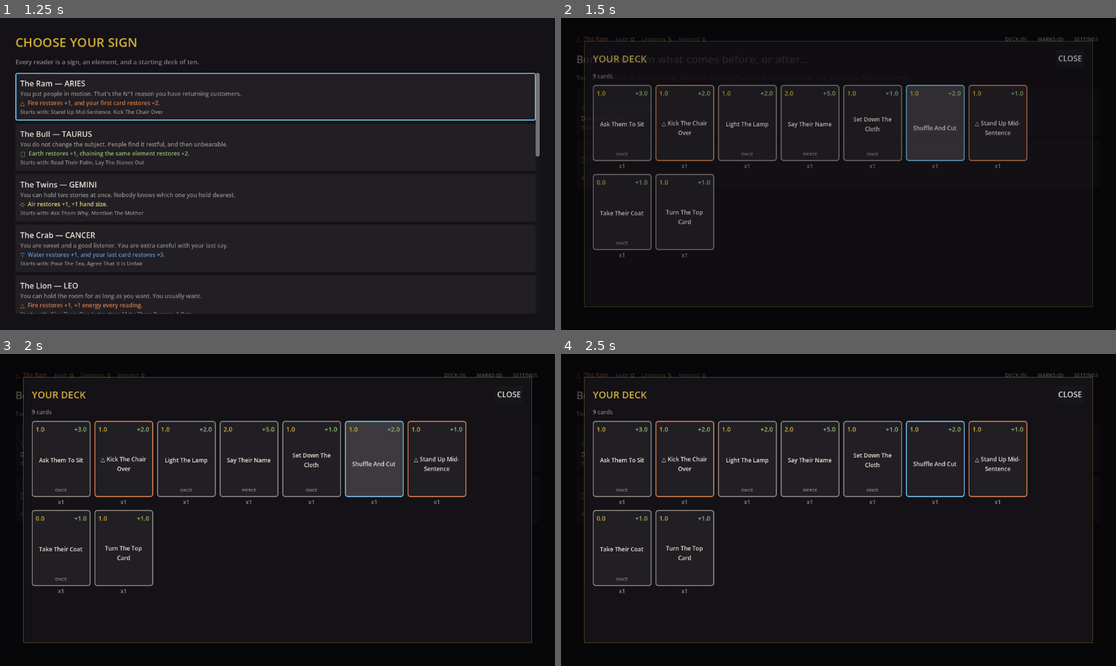
Above: before the commit, frames 1-4 (two rows, left to right).
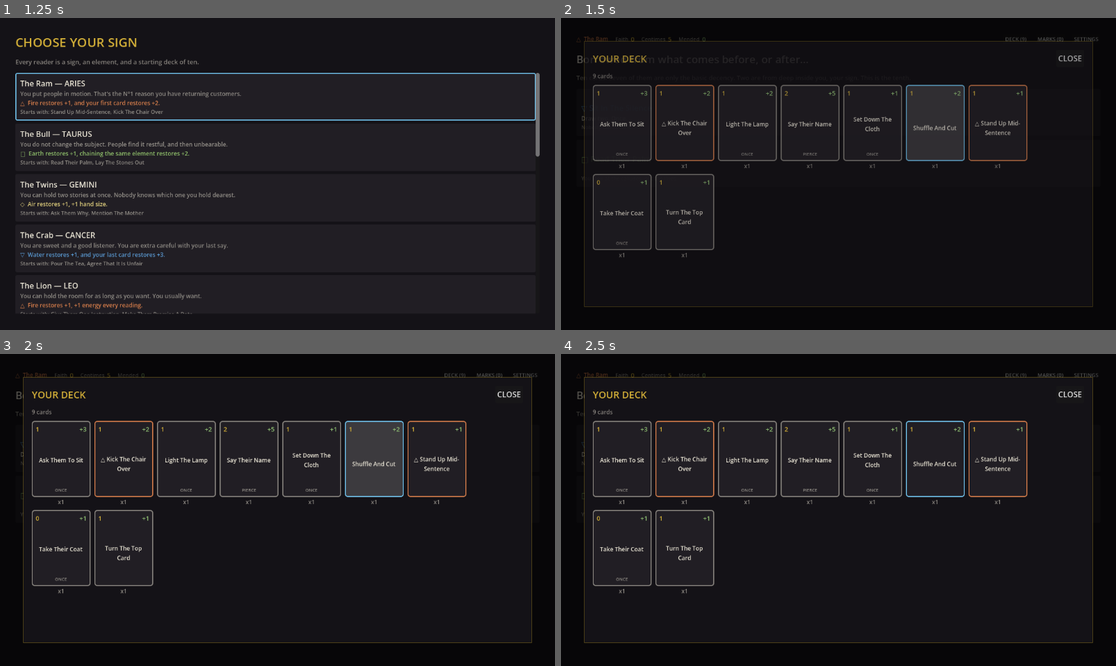
Above: after the commit, the same moments.

Repository: SwanFortune/fortune
Game: Godot game, scene res://scenes/Boot.tscn
The game is run twice, just before and just after one commit, with the same random seed, the same clock (stepped at 60 frames per second) and the same inputs.
Inputs (mouse positions are in pixels of both pictures, inside the frame that each line leads up to):
- Up to frame 1 (1.25 s): click "BEGIN A READING" at 0.5 s
- Up to frame 2 (1.5 s): tap Enter (ui_accept) at 1.25 s; move the mouse to (960, 158) at 1.27 s; hold D (parlour_deck) from 1.28 s (still down); click (960, 158) at 1.42 s
- Up to frame 3 (2 s): keep holding D (parlour_deck); tap Enter (ui_accept) at 1.52 s
- Up to frame 4 (2.5 s): release D (parlour_deck) at 2 s; click "DECK (9)" at 2 s

Frame 1 is identical in both runs. In frame 2, 0.2% of the frame differs, in the area x 7-84%, y 23-54%; in frame 3, 0.2%; in frame 4, 0.2%.

Commit message:
Target Godot 4.7; fix a bug 4.3's number formatting had been hiding
The project targeted 4.3 for no better reason than that 4.3 was the
binary available while it was being written. Retargeting turned out not
to be housekeeping.

JSON has no integer type, so Godot parses "cost": 1 as 1.0. The codebase
treats these as ints throughout -- int() in scoring, str() on a card face
-- and that appeared to work because Godot 4.3 renders an integral float
as "1". Godot 4.7 renders it as "1.0". Under 4.7 every card in the game
showed a cost of "1.0" and a restore of "+5.0".

Nothing errored, and all thirteen test files passed on 4.7 -- none of
them assert on rendered card text. It took a screenshot under the new
engine to see it, the third time in this port a visual check caught what
the logic tests structurally could not. The bug had been there since the
first commit, hidden by a formatting detail of one engine version.

Fixed at the boundary rather than at the display sites: ModLoader
converts whole-looking numbers to ints as JSON is read, so "a number that
looks whole IS an int" holds for base content and every mod at once,
which is what the code always assumed. Genuinely fractional values (an
elite's maxMul, a sound's pitch_jitter) are left alone.

test_content_audit now walks every registry and fails on any whole number
still stored as a float. That makes the check independent of the engine's
formatting rather than a hostage to it -- disable the normalisation and
it reports fx.white.cap and denial_shield's entries, which I verified.

config/features moves to 4.7 and the README says so. The suite is run
against 4.3 AND 4.7 before any version claim: both green, thirteen files
each, plus a render check under both.

Co-Authored-By: Claude Opus 5 <noreply@anthropic.com>
Claude-Session: https://claude.ai/code/session_01J6RRrwyn3hcGZTmEVan3Un

Diff:
--- a/godot/autoload/ModLoader.gd
+++ b/godot/autoload/ModLoader.gd
@@ -197,7 +197,44 @@
 	var result = JSON.parse_string(text)
 	if result == null and text.strip_edges() != "null":
 		errors.append("invalid JSON in %s" % path)
-	return result
+	return _whole_numbers_to_ints(result)
+
+
+## JSON has no integer type, so Godot parses every number as a float: a card's
+## `"cost": 1` arrives as 1.0. The whole codebase then treats these as ints —
+## `int(c.get("cost"))` in scoring, `str(c.get("cost"))` on a card face — and
+## that mostly worked, because Godot 4.3's str() printed an integral float as
+## "1".
+##
+## Godot 4.7 prints it as "1.0". Every card in the game suddenly read "1.0" for
+## its cost and "+5.0" for its restore. Nothing errored and no test failed:
+## the bug had been latent since the first commit, hidden by a formatting
+## detail of one engine version, and only a screenshot under 4.7 showed it.
+##
+## Fixing it at the display sites would be whack-a-mole. Fixing it here makes
+## "a number that looks whole IS an int" true for base content and every mod at
+## once, which is what the code has always assumed. Genuinely fractional values
+## (maxMul 1.35, pitch_jitter 0.05) are left alone.
+func _whole_numbers_to_ints(value):
+	match typeof(value):
+		TYPE_FLOAT:
+			# is_equal_approx guards against a value that is whole but stored
+			# with float error; is_finite guards INF/NAN, which int() would
+			# turn into nonsense.
+			if is_finite(value) and value == floor(value) and absf(value) < 9007199254740992.0:
+				return int(value)
+			return value
+		TYPE_DICTIONARY:
+			var d := {}
+			for k in value:
+				d[k] = _whole_numbers_to_ints(value[k])
+			return d
+		TYPE_ARRAY:
+			var a := []
+			for item in value:
+				a.append(_whole_numbers_to_ints(item))
+			return a
+	return value
 
 
 ## Every data file's top-level key(s) name the registry they feed directly —
--- a/godot/project.godot
+++ b/godot/project.godot
@@ -5,7 +5,7 @@
 
 config/name="Parlour"
 run/main_scene="res://scenes/Boot.tscn"
-config/features=PackedStringArray("4.3", "GL Compatibility")
+config/features=PackedStringArray("4.7", "GL Compatibility")
 config/icon=""
 
 [autoload]
--- a/godot/tests/test_content_audit.gd
+++ b/godot/tests/test_content_audit.gd
@@ -13,8 +13,9 @@
 	content.reload()
 
 	var bad: Array = rules.fx_audit()
+	bad.append_array(_audit_number_types(content))
 	if bad.is_empty():
-		print("ALL PASS — no fx drift across %d readers, %d relics, %d marks, %d signs, %d jobs" % [
+		print("ALL PASS — no fx drift, no float-shaped whole numbers, across %d readers, %d relics, %d marks, %d signs, %d jobs" % [
 			content.readers.size(), content.relics.size(), content.marks.size(),
 			content.signs.size(), content.jobs.size(),
 		])
@@ -23,3 +24,44 @@
 		for line in bad:
 			printerr("FAIL: ", line)
 		quit(1)
+
+
+## Whole numbers in content must be ints, not floats.
+##
+## JSON has no integer type, so Godot parses `"cost": 1` as 1.0. The codebase
+## treats these as ints throughout — int() in scoring, str() on a card face —
+## and that appeared to work because Godot 4.3's str() renders an integral
+## float as "1". Godot 4.7 renders it as "1.0", and every card in the game
+## suddenly showed a cost of "1.0" and a restore of "+5.0".
+##
+## Nothing errored and no test failed: the bug had been latent since the first
+## commit, hidden by a formatting detail of one engine version, and it took a
+## screenshot under a different one to see it. ModLoader now converts whole
+## numbers at load; this pins that down so it cannot regress, and so the check
+## travels to whatever engine version anyone runs it on.
+##
+## Genuinely fractional values (an elite's maxMul, a sound's pitch_jitter) are
+## expected to stay floats and are not flagged.
+func _audit_number_types(content: Node) -> Array:
+	var bad: Array = []
+	for reg in content.registries:
+		_walk_numbers(content.registries[reg], reg, bad)
+		if bad.size() > 6:
+			break
+	return bad
+
+
+func _walk_numbers(value, where: String, bad: Array) -> void:
+	if bad.size() > 6:
+		return
+	match typeof(value):
+		TYPE_FLOAT:
+			if is_finite(value) and value == floor(value):
+				bad.append("%s holds %s as a float — whole numbers must be ints or they render as \"%s\"" % [
+					where, value, str(value)])
+		TYPE_DICTIONARY:
+			for k in value:
+				_walk_numbers(value[k], "%s.%s" % [where, k], bad)
+		TYPE_ARRAY:
+			for i in value.size():
+				_walk_numbers(value[i], "%s[%d]" % [where, i], bad)
Not shown, changed: godot/README.md
Not shown, changed: godot/docs/PORTING_NOTES.md
